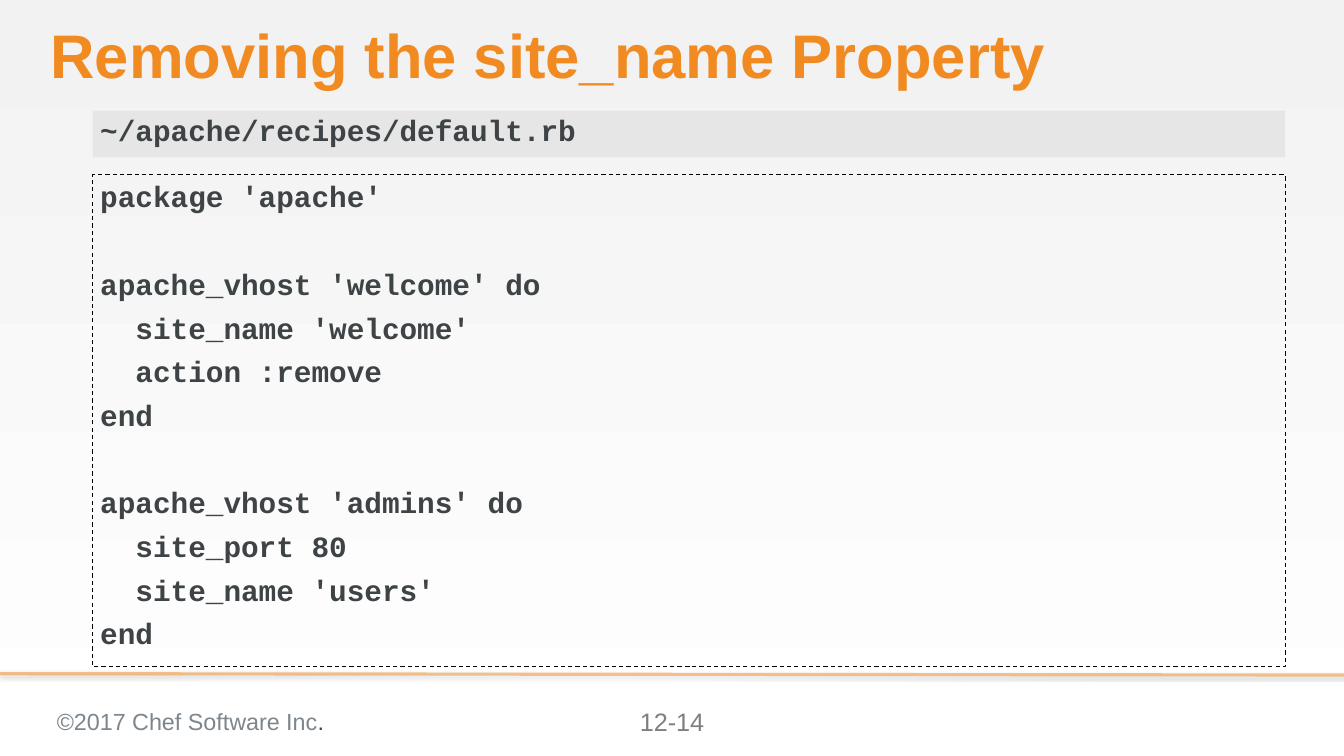
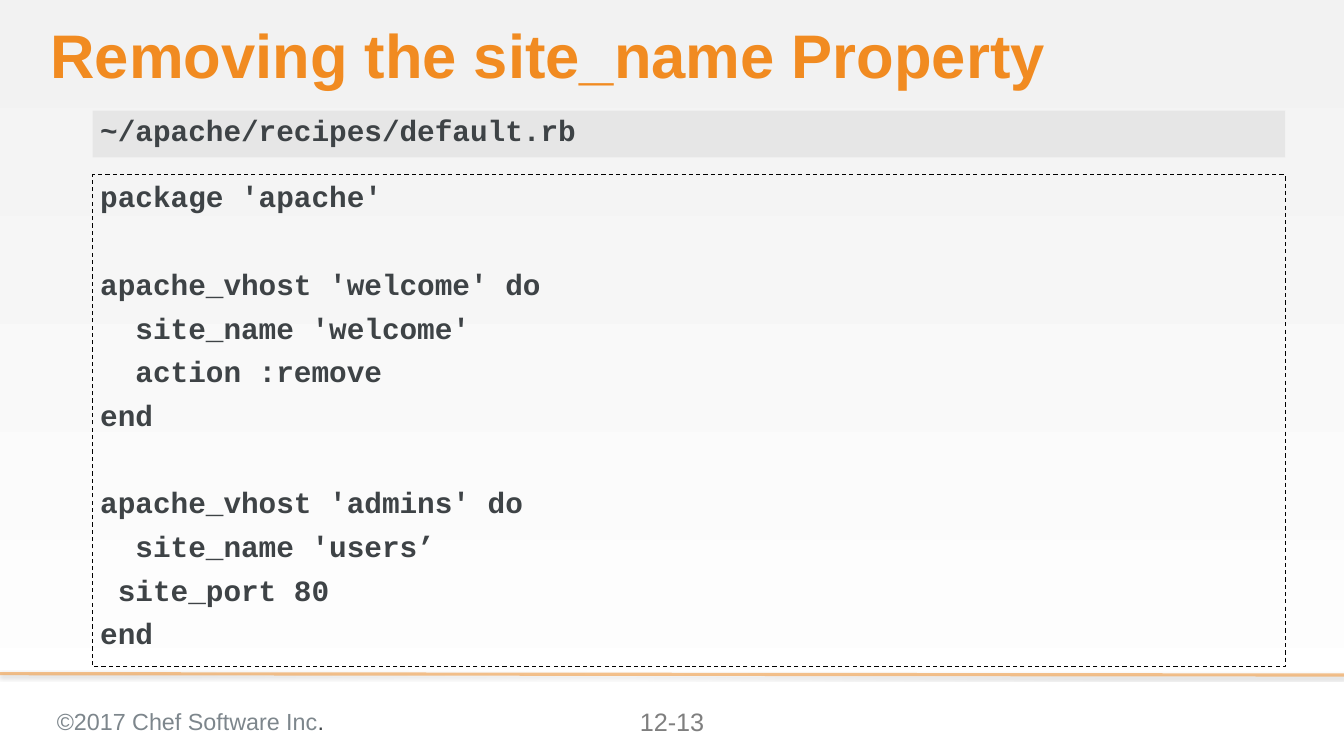
Before and after one commit to ericheiser/chef-intermediate, a slide deck: slide 13 of 12-refining_a_custom_resource.pptx (slide 14 before the commit). Drawn at 1344x756 pixels with LibreOffice and Linux fonts; fonts in the diff are those of the drawing; background and template pictures are left out. Boxes give left, top, right and bottom in pixels: in the first picture for what was removed or moved away, otherwise in the second. Text is boxed around its words. In the diff, an @@ line names an element or a change of style, - is before the commit and + after.

Commit message:
changed site_name to new_resource.site_name in CR, changed screen shots

```diff
--- a/12-refining_a_custom_resource.pptx
+++ b/12-refining_a_custom_resource.pptx
@@ text at (135, 536, 435, 560): paragraph added @@
+site_name 'users’
@@ text at (135, 580, 435, 604): paragraph removed @@
-site_name 'users'
@@ page number at (640, 713, 704, 731): text changed @@
-12-14
+12-13
```
Also in this commit, not shown: 7 other slides changed, 1 slide removed.
